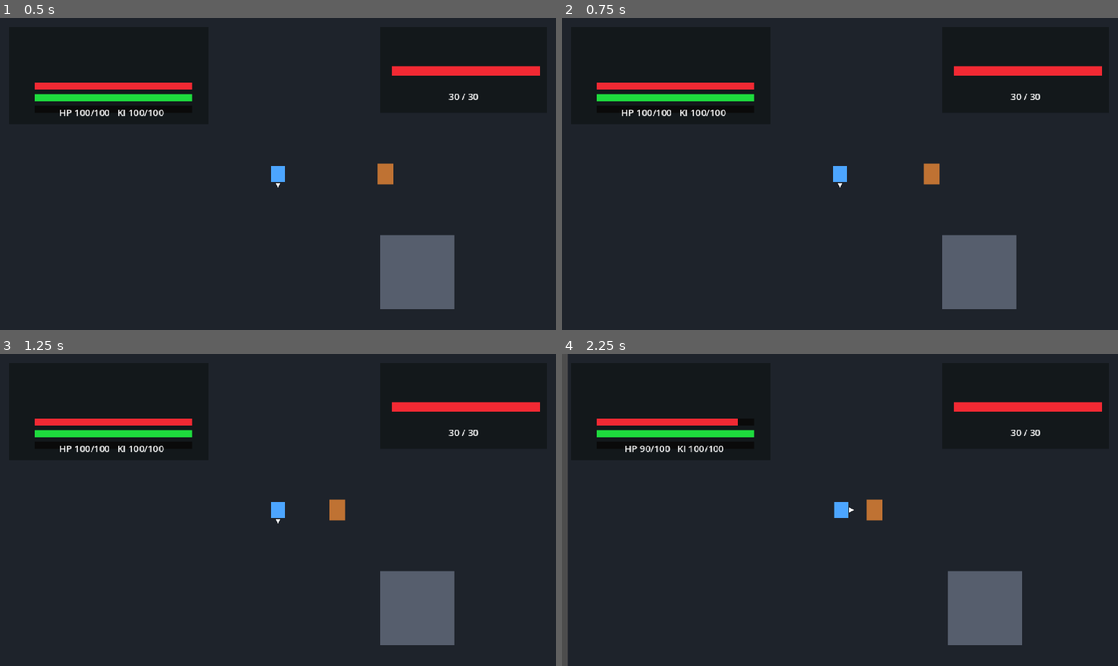
Above: before the commit, frames 1-4 (two rows, left to right).
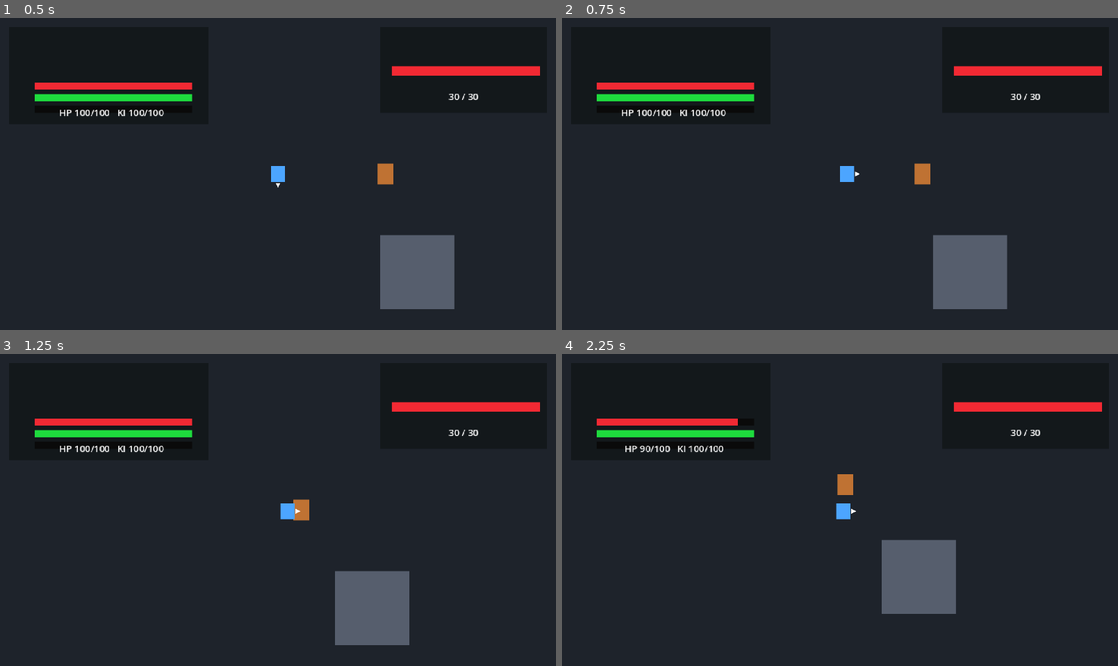
Above: after the commit, the same moments.

Repository: kikajima/dragonballsoullegacy
Game: Godot game, scene res://scenes/bootstrap/bootstrap.tscn
Two runs of this game, one before a commit and one after it. Both use one fixed random seed, a clock stepped at 60 frames per second and the inputs below.
Inputs:
- Up to frame 1 (0.5 s): no input
- Up to frame 2 (0.75 s): hold D (move_right) from 0.53 s (still down); tap I (kick) at 0.6 s
- Up to frame 3 (1.25 s): keep holding D (move_right)
- Up to frame 4 (2.25 s): release D (move_right) at 1.28 s; hold S (move_down) 1.28-2.03 s; tap J (attack) at 1.35 s; tap I (kick) at 1.55 s; hold D (move_right) from 2.03 s (still down); hold Shift (block) from 2.03 s (still down)

Frame 1 is identical in both runs. In frame 2, 1.2% of the frame differs, in the area x 48-82%, y 46-94%; in frame 3, 4.5%; in frame 4, 7.4%, in the area x 0-83%, y 0-100%.
Error before the commit: Invalid call. Nonexistent function 'is_kick_pressed' in base 'Node (PlayerInputController)'. (res://actors/player/player.gd:101)

Commit message:
fix: expose kick input in player controller

Diff:
--- a/actors/player/player_input_controller.gd
+++ b/actors/player/player_input_controller.gd
@@ -6,6 +6,9 @@
 
 func is_attack_pressed() -> bool:
 	return Input.is_action_just_pressed("attack")
+
+func is_kick_pressed() -> bool:
+	return Input.is_action_just_pressed("kick")
 
 func is_ki_blast_pressed() -> bool:
 	return Input.is_action_just_pressed("ki_blast")
